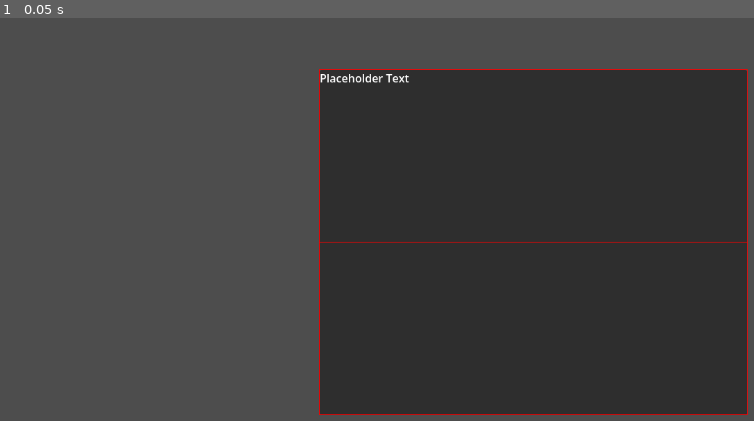
Above: before the commit, frame 1.
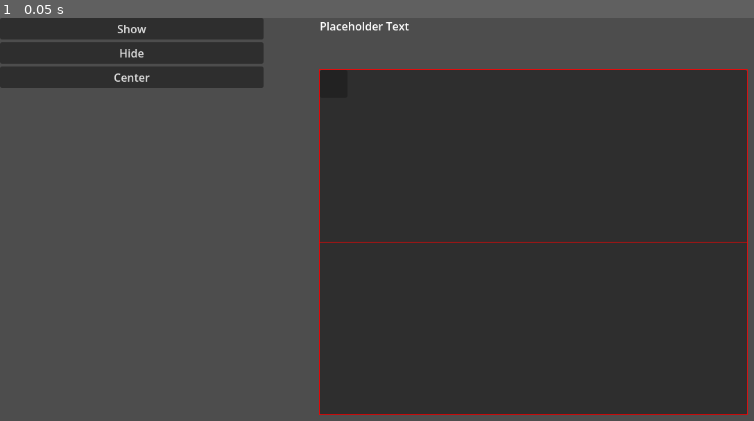
Above: after the commit, the same moment.

Repository: cyntrist/GodotTactics
Game: Godot game, scene res://Scenes/AnchorTests.tscn
Two runs of this game, one before a commit and one after it. Both use one fixed random seed, a clock stepped at 60 frames per second and the inputs below. This scene is started directly instead of the project's main scene.
Inputs:
- Up to frame 1 (0.05 s): no input

The runs differ from the first frame. In frame 1, 5.8% of the frame differs, in the area x 0-55%, y 0-18%.

Commit message:
pt. 5 anchored ui

Diff:
--- a/GodotProject/Scenes/AnchorTests.tscn
+++ b/GodotProject/Scenes/AnchorTests.tscn
@@ -1,6 +1,26 @@
 [gd_scene format=3 uid="uid://dl2eepdefma7n"]
 
+[ext_resource type="Script" uid="uid://d3xq6qf301p2r" path="res://Scripts/Common/UI/LayoutAnchor.gd" id="1_mbloj"]
+[ext_resource type="Script" uid="uid://oaeh5tcu2oey" path="res://Scripts/Test/PanelTests2.gd" id="2_rucc2"]
+[ext_resource type="Script" uid="uid://d2w10v1xx5kep" path="res://Scripts/Common/UI/PanelAnchor.gd" id="3_djp7t"]
+
 [sub_resource type="LabelSettings" id="LabelSettings_sj1xi"]
+
+[sub_resource type="Resource" id="Resource_w2wb7"]
+script = ExtResource("3_djp7t")
+anchorName = "Show"
+myAnchor = 2
+parentAnchor = 2
+offset = Vector2(20, -20)
+metadata/_custom_type_script = "uid://d2w10v1xx5kep"
+
+[sub_resource type="Resource" id="Resource_vuyvl"]
+script = ExtResource("3_djp7t")
+anchorName = "Hide"
+myAnchor = 3
+parentAnchor = 3
+offset = Vector2(-20, -20)
+metadata/_custom_type_script = "uid://d2w10v1xx5kep"
 
 [node name="AnchorTests" type="Node" unique_id=104400893]
 
@@ -41,8 +61,23 @@
 editor_only = false
 
 [node name="AnchorInfo" type="Label" parent="ParentPanel" unique_id=1837394672]
+layout_mode = 1
+anchors_preset = -1
+anchor_right = 1.0
+anchor_bottom = 1.0
+offset_top = -75.0
+text = "Placeholder Text"
+label_settings = SubResource("LabelSettings_sj1xi")
+
+[node name="ChildPanel" type="Panel" parent="ParentPanel" unique_id=810983212]
 layout_mode = 0
 offset_right = 40.0
-offset_bottom = 23.0
-text = "Placeholder Text"
-label_settings = SubResource("LabelSettings_sj1xi")
+offset_bottom = 40.0
+script = ExtResource("1_mbloj")
+
+[node name="PanelTestController" type="Node" parent="ParentPanel/ChildPanel" unique_id=1380579702 node_paths=PackedStringArray("childPanel", "vbox")]
+script = ExtResource("2_rucc2")
+childPanel = NodePath("..")
+vbox = NodePath("../../../VBoxContainer")
+animated = true
+anchorList = Array[ExtResource("3_djp7t")]([SubResource("Resource_w2wb7"), SubResource("Resource_vuyvl")])
--- /dev/null
+++ b/GodotProject/Scripts/Common/UI/LayoutAnchor.gd
@@ -0,0 +1,99 @@
+extends Panel
+class_name LayoutAnchor
+
+func GetParentAnchor(anchor: Control.LayoutPreset) -> Vector2:
+	var retValue:Vector2 = Vector2.ZERO
+
+	match anchor:
+		Control.PRESET_TOP_RIGHT, Control.PRESET_BOTTOM_RIGHT, Control.PRESET_CENTER_RIGHT:
+			retValue.x = 1.
+
+		Control.PRESET_CENTER_TOP, Control.PRESET_CENTER_BOTTOM, Control.PRESET_CENTER:
+			retValue.x = .5
+
+		_:
+			retValue.x = 0.
+
+	#Set the y value of our return
+	match anchor:
+		Control.PRESET_BOTTOM_LEFT, Control.PRESET_BOTTOM_RIGHT, Control.PRESET_CENTER_BOTTOM:
+			retValue.y = 1.
+
+		Control.PRESET_CENTER_LEFT, Control.PRESET_CENTER_RIGHT, Control.PRESET_CENTER:
+			retValue.y = .5
+
+		_:
+			retValue.y = 0.
+
+	return retValue
+
+func GetMyOffsets(anchor: Control.LayoutPreset, offset: Vector2) -> Rect2:
+	var retValue:Rect2 = Rect2()
+
+	#Set the x value of our return
+	match anchor:
+		Control.PRESET_TOP_RIGHT, Control.PRESET_BOTTOM_RIGHT, Control.PRESET_CENTER_RIGHT:
+			retValue.position.x = -1 * self.size.x
+
+		Control.PRESET_CENTER_TOP, Control.PRESET_CENTER_BOTTOM, Control.PRESET_CENTER:
+			retValue.position.x = -.5 * self.size.x
+
+		_:
+			retValue.position.x = 0.
+
+	#Set the y value of our return
+	match anchor:
+		Control.PRESET_BOTTOM_LEFT, Control.PRESET_BOTTOM_RIGHT, Control.PRESET_CENTER_BOTTOM:
+			retValue.position.y = -1 * self.size.y
+
+		Control.PRESET_CENTER_LEFT, Control.PRESET_CENTER_RIGHT, Control.PRESET_CENTER:
+			retValue.position.y = -.5 * self.size.y
+
+		_:
+			retValue.position.y = 0.
+
+	retValue.position += offset
+	retValue.end = retValue.position + self.size
+	return retValue
+
+func SnapToAnchorPosition(myAnchor:Control.LayoutPreset, parentAnchor:Control.LayoutPreset, offset:Vector2):
+	var parentVector:Vector2 = GetParentAnchor(parentAnchor)
+	var myOffsets:Rect2 = GetMyOffsets(myAnchor, offset)
+
+	self.anchor_left = parentVector.x
+	self.anchor_right = parentVector.x
+	self.anchor_top = parentVector.y
+	self.anchor_bottom = parentVector.y
+
+	self.offset_left = myOffsets.position.x
+	self.offset_right = myOffsets.end.x
+	self.offset_top = myOffsets.position.y
+	self.offset_bottom = myOffsets.end.y
+
+func MoveToAnchorPosition(myAnchor:Control.LayoutPreset, parentAnchor:Control.LayoutPreset,
+		offset:Vector2, duration:float, trans:Tween.TransitionType=Tween.TRANS_LINEAR,
+		anchorEase:Tween.EaseType=Tween.EASE_IN_OUT):
+
+	var parentVector:Vector2 = GetParentAnchor(parentAnchor)
+	var myOffsets:Rect2 = GetMyOffsets(myAnchor, offset)
+
+	var tween = create_tween()
+	tween.set_trans(trans).set_ease(anchorEase).set_parallel(true)
+
+	tween.tween_property(self, "anchor_left", parentVector.x, duration)
+	tween.tween_property(self, "anchor_right", parentVector.x, duration)
+	tween.tween_property(self, "anchor_top", parentVector.y, duration)
+	tween.tween_property(self, "anchor_bottom", parentVector.y, duration)
+
+	tween.tween_property(self, "offset_left", myOffsets.position.x, duration)
+	tween.tween_property(self, "offset_right", myOffsets.end.x, duration)
+	tween.tween_property(self, "offset_top", myOffsets.position.y, duration)
+	tween.tween_property(self, "offset_bottom", myOffsets.end.y, duration)
+
+	await tween.finished
+
+func ToAnochorPosition(anchor:PanelAnchor,animated:bool):
+	if animated:
+		MoveToAnchorPosition(anchor.myAnchor, anchor.parentAnchor, anchor.offset, anchor.duration, anchor.trans, anchor.anchorEase)
+	else:
+		SnapToAnchorPosition(anchor.myAnchor, anchor.parentAnchor, anchor.offset)
--- /dev/null
+++ b/GodotProject/Scripts/Common/UI/PanelAnchor.gd
@@ -0,0 +1,19 @@
+extends Resource
+class_name PanelAnchor
+
+@export var anchorName:String
+@export var myAnchor:Control.LayoutPreset
+@export var parentAnchor:Control.LayoutPreset
+@export var offset:Vector2
+@export var duration:float=.5
+@export var trans:Tween.TransitionType=Tween.TRANS_LINEAR
+@export var anchorEase:Tween.EaseType=Tween.EASE_IN_OUT
+
+func SetValues(aName, mAnchor, pAnchor, v2offset, dur=.5, tran= Tween.TRANS_LINEAR, aEase=Tween.EASE_IN_OUT):
+		anchorName = aName
+		myAnchor = mAnchor
+		parentAnchor = pAnchor
+		offset = v2offset
+		duration = dur
+		trans = tran
+		anchorEase = aEase
--- /dev/null
+++ b/GodotProject/Scripts/Test/PanelTests.gd
@@ -0,0 +1,18 @@
+extends Node
+
+@export var childPanel: LayoutAnchor
+@export var textLabel: Label
+@export var animated: bool
+
+func _ready():
+	for i in 9:
+		for j in 9:
+			textLabel.text = str("childAnchor: ", i, " parentAnchor: ", j)
+
+			if(animated):
+				await childPanel.MoveToAnchorPosition(i,j,Vector2.ZERO, .5)
+				await get_tree().create_timer(.5).timeout
+
+			else:
+				childPanel.SnapToAnchorPosition(i,j,Vector2.ZERO)
+				await get_tree().create_timer(1).timeout
--- /dev/null
+++ b/GodotProject/Scripts/Test/PanelTests2.gd
@@ -0,0 +1,41 @@
+extends Node
+
+@export var childPanel: LayoutAnchor
+@export var vbox: VBoxContainer
+@export var animated: bool
+@export var anchorList:Array[PanelAnchor] = []
+
+func GetAnchor(anchorName: String):
+	for anchor in self.anchorList:
+		if anchor.anchorName == anchorName:
+			return anchor
+	return null
+
+func AnchorButton(text:String):
+	var anchor = GetAnchor(text)
+	if anchor:
+		childPanel.ToAnochorPosition(anchor, animated)
+	else:
+		print("Anchor is null")
+
+func _ready():
+	#Buttons
+	var buttonShow = Button.new()
+	buttonShow.text = "Show"
+	buttonShow.pressed.connect(AnchorButton.bind("Show"))
+	vbox.add_child(buttonShow)
+
+	var buttonHide = Button.new()
+	buttonHide.text = "Hide"
+	buttonHide.pressed.connect(AnchorButton.bind("Hide"))
+	vbox.add_child(buttonHide)
+
+	var buttonCenter = Button.new()
+	buttonCenter.text = "Center"
+	buttonCenter.pressed.connect(AnchorButton.bind("Center"))
+	vbox.add_child(buttonCenter)
+
+	#Add new anchor to list
+	var anchorCenter:PanelAnchor = PanelAnchor.new()
+	anchorCenter.SetValues("Center",Control.PRESET_CENTER, Control.PRESET_CENTER, Vector2.ZERO, .5, Tween.TRANS_BACK )
+	anchorList.append(anchorCenter)
Not shown, added: GodotProject/Scripts/Common/UI/LayoutAnchor.gd.uid
Not shown, added: GodotProject/Scripts/Common/UI/PanelAnchor.gd.uid
Not shown, added: GodotProject/Scripts/Test/PanelTests.gd.uid
Not shown, added: GodotProject/Scripts/Test/PanelTests2.gd.uid
